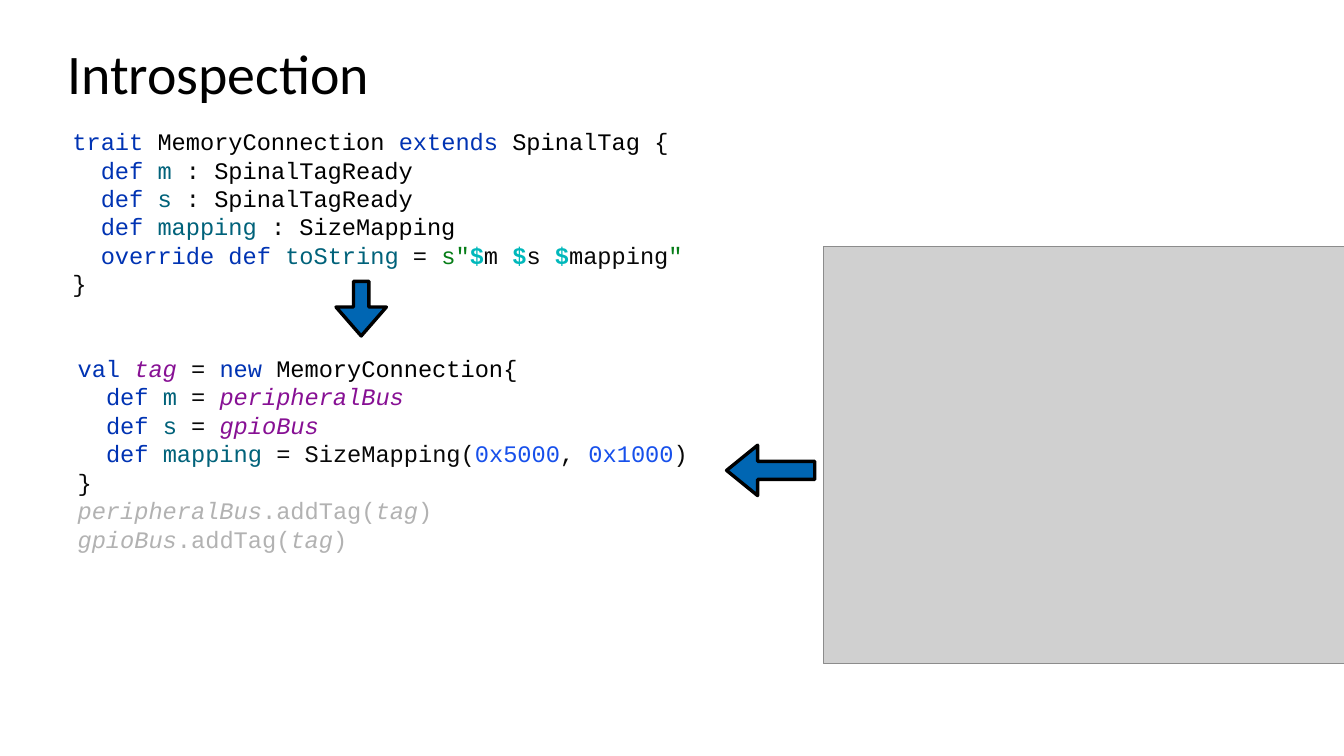
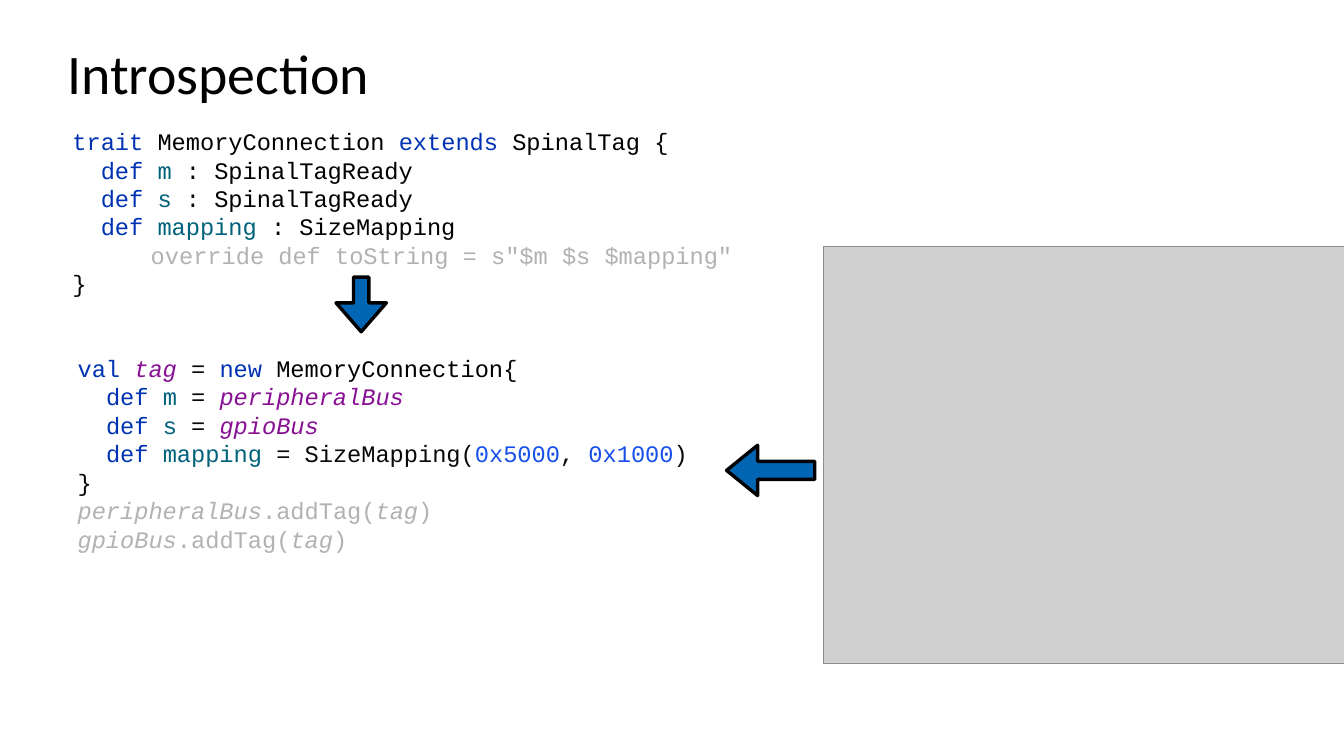
Before and after one commit to SpinalHDL/SpinalDoc, a slide deck: slide 63 of presentation/en/fsic_100723/fsic_100723.odp (slide 57 before the commit). Drawn at 1344x756 pixels with LibreOffice and Linux fonts; fonts in the diff are those of the drawing; grey boxes stand for pictures. Boxes give left, top, right and bottom in pixels: in the first picture for what was removed or moved away, otherwise in the second. Text is boxed around its words. In the diff, an @@ line names an element or a change of style, - is before the commit and + after.

```diff
--- a/presentation/en/fsic_100723/fsic_100723.odp
+++ b/presentation/en/fsic_100723/fsic_100723.odp
@@ text at box(72, 133, 733, 269): text changed @@
-trait MemoryConnection extends SpinalTag {
-def m : SpinalTagReady
-def s : SpinalTagReady
-def mapping : SizeMapping
-override def toString = s"$m $s $mapping"
-}
+trait MemoryConnection extends SpinalTag {
+def m : SpinalTagReady
+def s : SpinalTagReady
+def mapping : SizeMapping
+override def toString = s"$m $s $mapping"
+}
@@ right arrow: place and size @@
-right arrow at box(336, 282, 386, 336)
+right arrow at box(336, 277, 386, 332)
```
Also in this commit, not shown: 20 other slides changed, 6 slides added, 2 other files.
